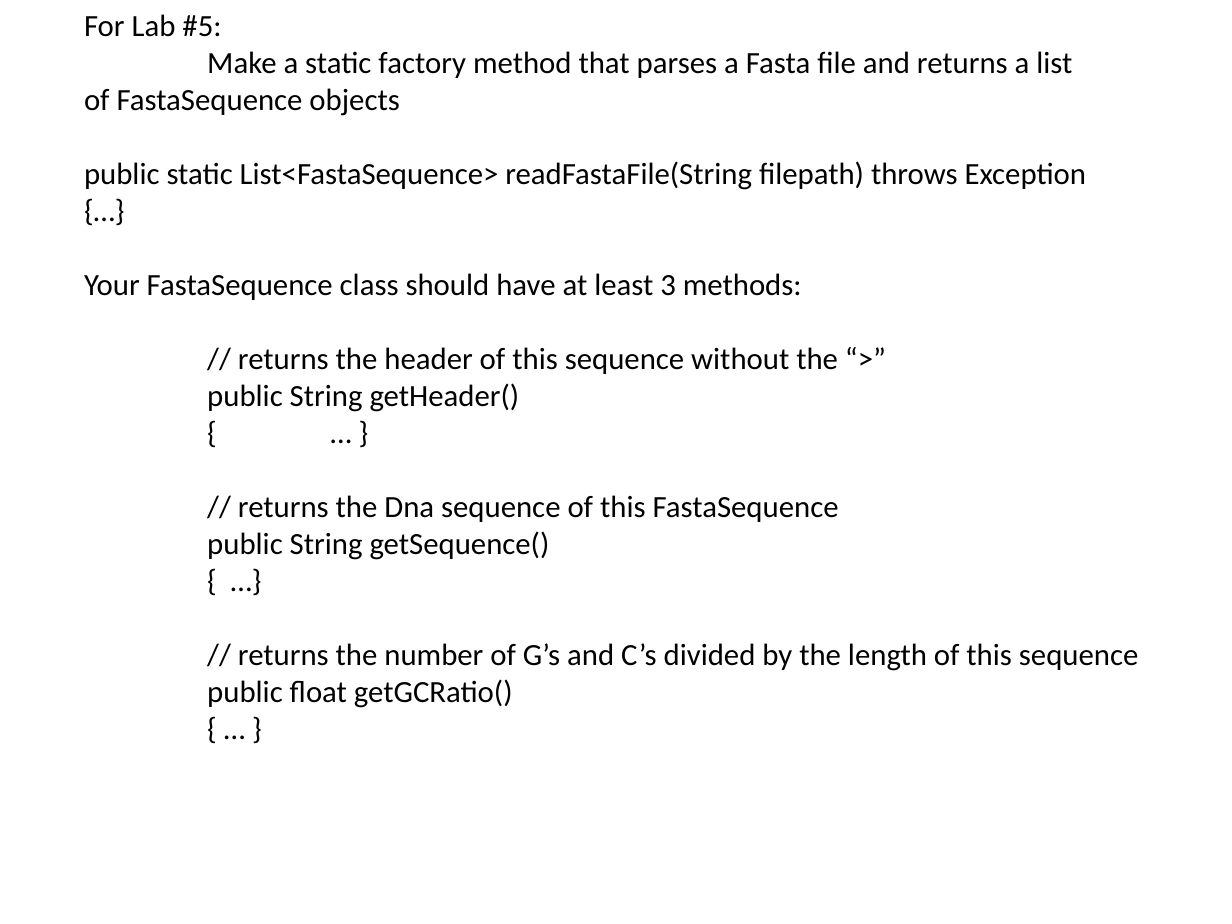
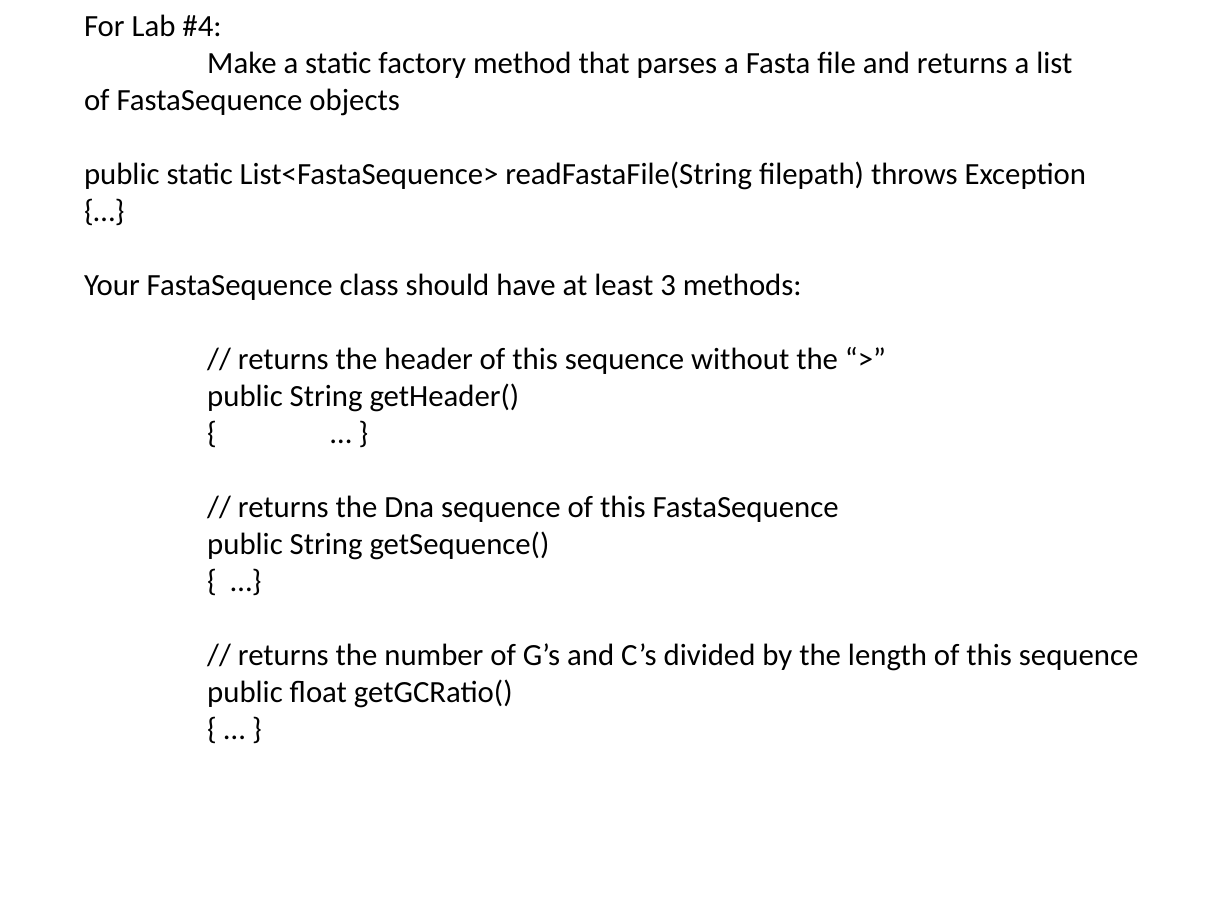
Before and after one commit to afodor/afodor.github.io, a slide deck: slide 3 of classes/prog2017/Lab04.pptx. Drawn at 1232x924 pixels with LibreOffice and Linux fonts; fonts in the diff are those of the drawing. Boxes give left, top, right and bottom in pixels: in the first picture for what was removed or moved away, otherwise in the second. Text is boxed around its words. In the diff, an @@ line names an element or a change of style, - is before the commit and + after.

Commit message:
lab 4 correction...

```diff
--- a/classes/prog2017/Lab04.pptx
+++ b/classes/prog2017/Lab04.pptx
@@ text at [84,14,221,37]: text changed @@
-For Lab #5:
+For Lab #4:
```
